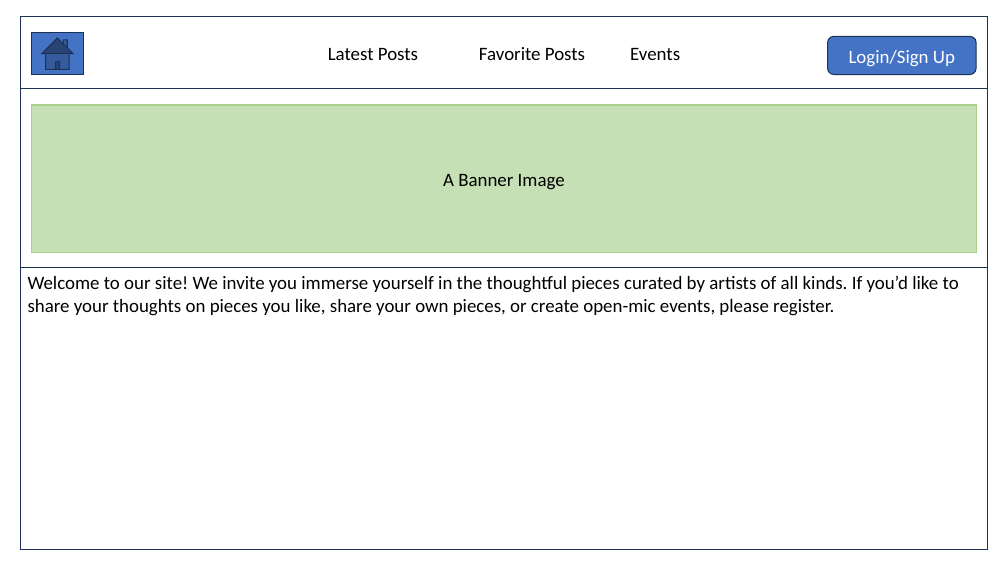
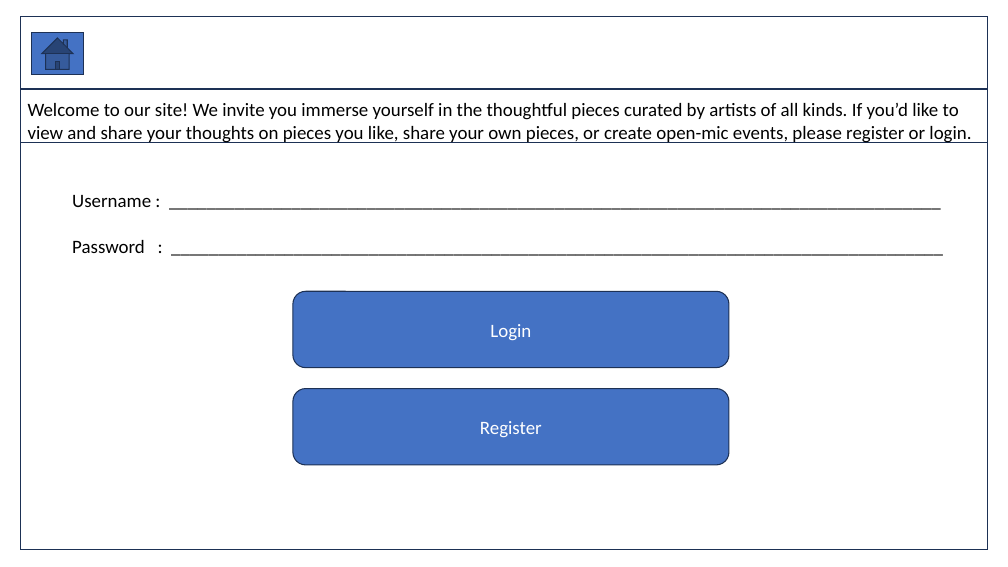
Before and after one commit to seniorscooba/Web_Programming_Final_Project, a slide deck: slide 3 of Documents/final_project_planning.pptx. Drawn at 1008x567 pixels with LibreOffice and Linux fonts; fonts in the diff are those of the drawing. Boxes give left, top, right and bottom in pixels: in the first picture for what was removed or moved away, otherwise in the second. Text is boxed around its words. In the diff, an @@ line names an element or a change of style, - is before the commit and + after.

```diff
--- a/Documents/final_project_planning.pptx
+++ b/Documents/final_project_planning.pptx
@@ text in rectangle at (328,47,680,60): text removed @@
-Latest Posts Favorite Posts Events
@@ rectangle: place and size @@
-rectangle at (20,268,988,551)
+rectangle at (20,89,988,143)
@@ text at (28,103,971,143): text changed @@
-Welcome to our site! We invite you immerse yourself in the thoughtful pieces curated by artists of all kinds. If you’d like to share your thoughts on pieces you like, share your own pieces, or create open-mic events, please register.
+Welcome to our site! We invite you immerse yourself in the thoughtful pieces curated by artists of all kinds. If you’d like to view and share your thoughts on pieces you like, share your own pieces, or create open-mic events, please register or login.
@@ rectangle removed at (32,105,976,253) @@
-A Banner Image
@@ text added at (72,195,151,253), 18 pt, text #000000 @@
+Username : __________________________________________________________________________________
+Password : __________________________________________________________________________________
@@ rounded rectangle "Login": place and size @@
-rounded rectangle "Login" at (828,36,977,75)
+rounded rectangle "Login" at (293,291,729,368)
@@ text in rounded rectangle at (490,324,531,341): text changed @@
-Login/Sign Up
+Login
@@ rounded rectangle added at (293,389,729,465), fill #4472C4, outline #1E3256 1 pt, 18 pt, text #FFFFFF @@
+Register
```
Also in this commit, not shown: 3 other slides changed, 1 slide added.
